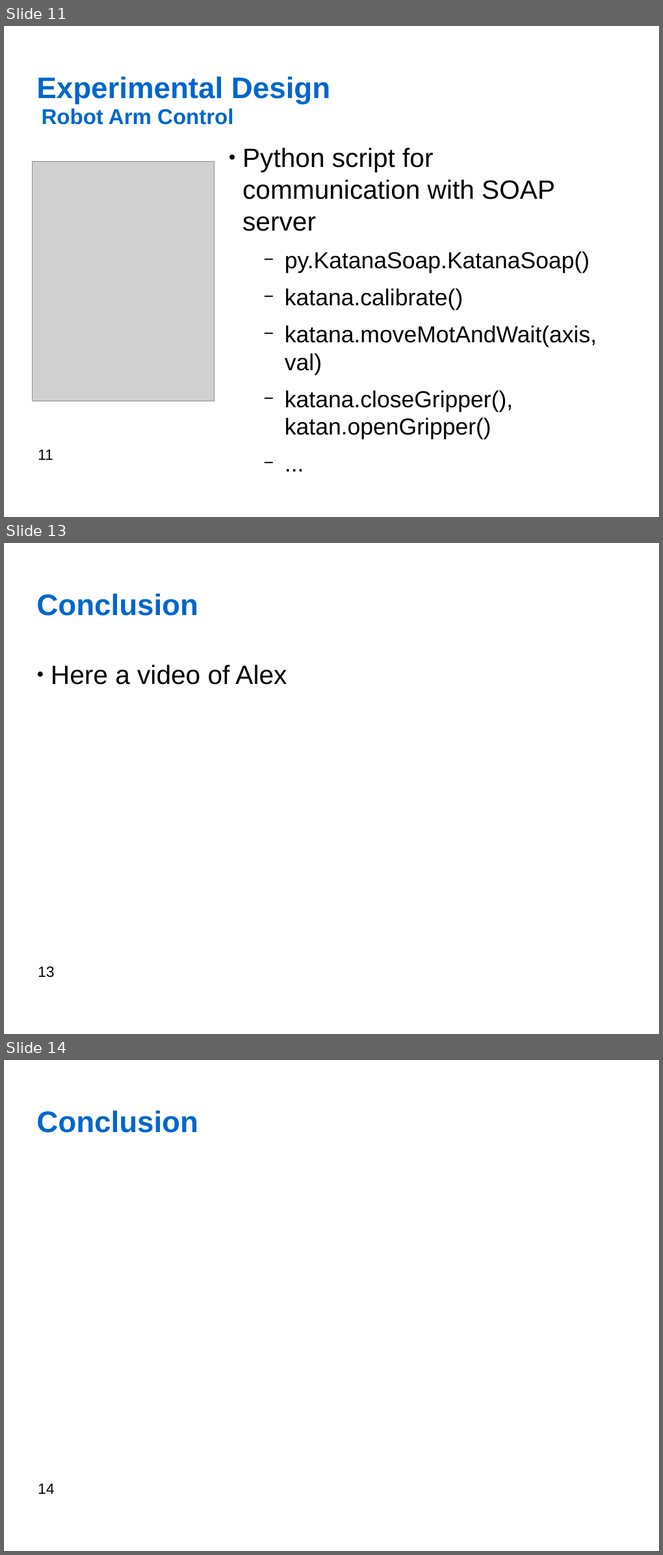
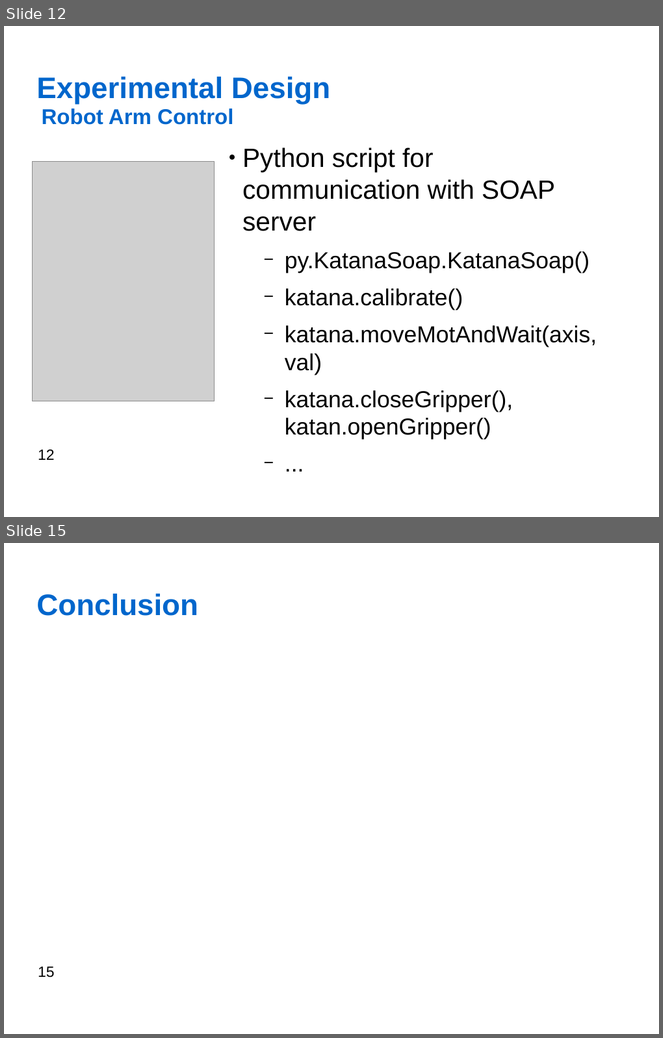
Before and after one commit to jfedjaev/NSTresearchPractice, a slide deck: Report/Presentation/Fedjaev_ResearchPractice.odp. Shown one above the other, each under a label of ours: slides 11, 13 and 14 before the commit, slides 12 and 15 after it; the slides between them are not shown. The pictures are 663x1555 and 663x1038 pixels, drawn with LibreOffice and Linux fonts; fonts in the diff are those of the drawing; grey boxes stand for pictures; background and template pictures are left out. Boxes give left, top, right and bottom in pixels: in the first picture for what was removed or moved away, otherwise in the second. Text is boxed around its words. In the diff, an @@ line names an element or a change of style, - is before the commit and + after.

```diff
--- a/Report/Presentation/Fedjaev_ResearchPractice.odp
+++ b/Report/Presentation/Fedjaev_ResearchPractice.odp
@@ slide 13 removed at (4,543,659,1034), background #FFFFFF; not listed: 1 template element that a slide beside it also shows @@
@@ title removed at (36,594,198,616) @@
-Conclusion
@@ text removed at (51,665,287,685) @@
-● Here a video of Alex
@@ what was slide 11 is now slide 12 @@
@@ page number at (38,450,54,460): text changed @@
-11
+12
@@ what was slide 14 is now slide 15 @@
@@ page number at (38,967,54,978): text changed @@
-14
+15
```
Also in this commit, not shown: 3 slides changed, 4 slides added, 1 other slide removed, 1 other file.
